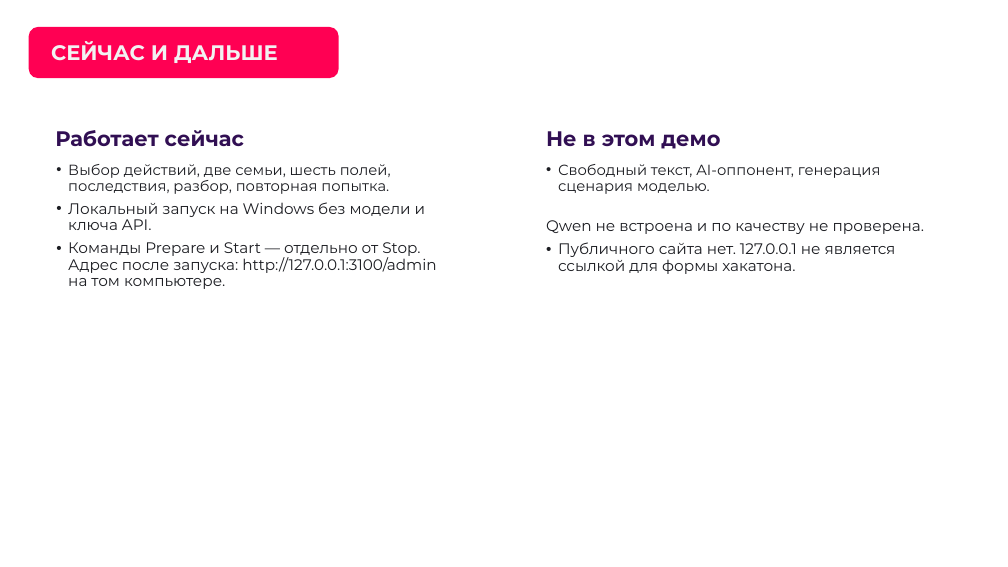
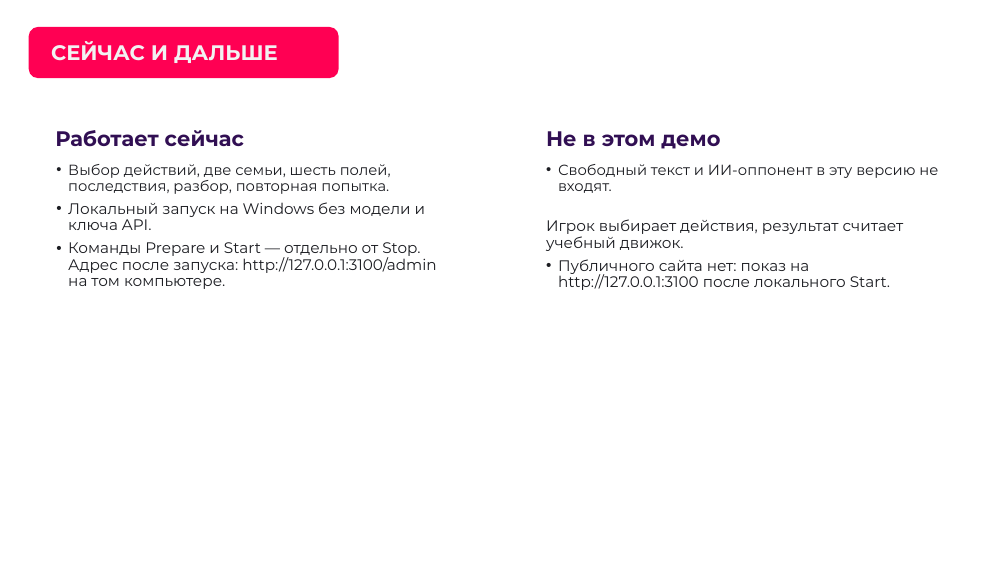
Before and after one commit to AiratBastanov/TalkNFace, a slide deck: slide 13 of docs/submission/TALKNFACE_PRODUCT_PITCH_RU.pptx. Drawn at 1008x567 pixels with LibreOffice and Linux fonts; fonts in the diff are those of the drawing; background and template pictures are left out. Boxes give left, top, right and bottom in pixels: in the first picture for what was removed or moved away, otherwise in the second. Text is boxed around its words. In the diff, an @@ line names an element or a change of style, - is before the commit and + after.

```diff
--- a/docs/submission/TALKNFACE_PRODUCT_PITCH_RU.pptx
+++ b/docs/submission/TALKNFACE_PRODUCT_PITCH_RU.pptx
@@ text at [546,164,938,290]: text changed @@
-• Свободный текст, AI-оппонент, генерация сценария моделью.
-Qwen не встроена и по качеству не проверена.
-• Публичного сайта нет. 127.0.0.1 не является ссылкой для формы хакатона.
+• Свободный текст и ИИ-оппонент в эту версию не входят.
+Игрок выбирает действия, результат считает учебный движок.
+• Публичного сайта нет: показ на http://127.0.0.1:3100 после локального Start.
```
Also in this commit, not shown: 4 other slides changed, 30 other files.
